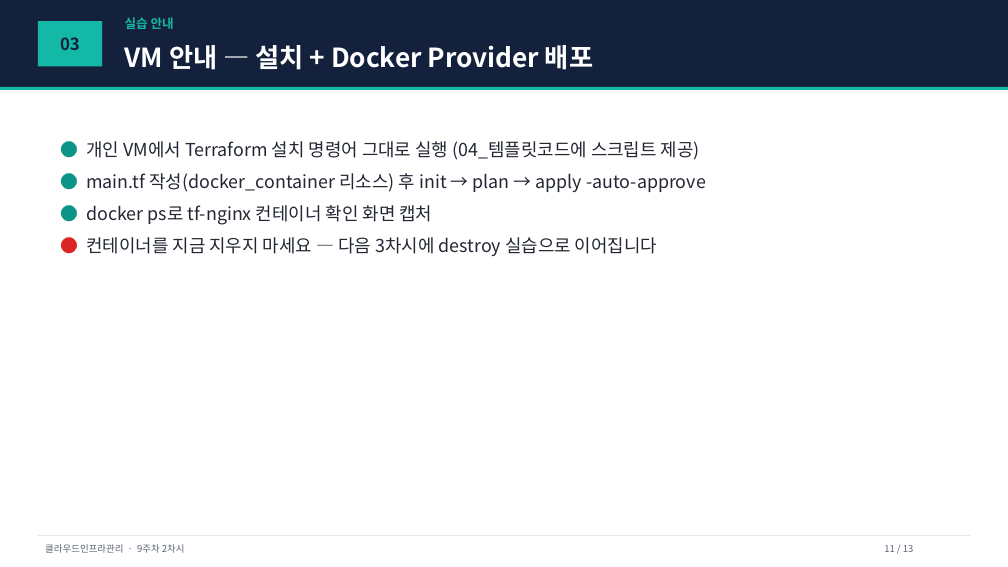
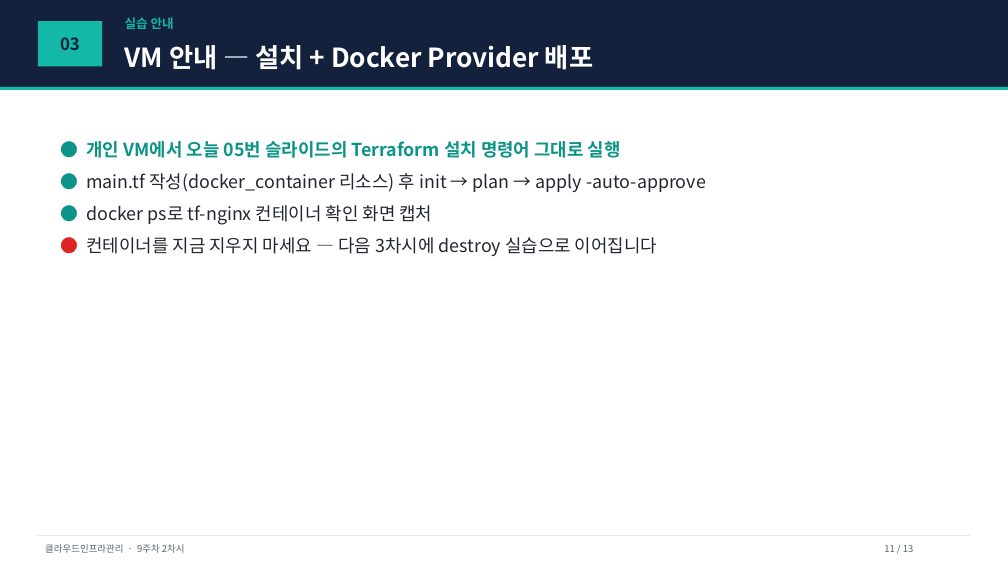
Before and after one commit to gorae-black/class, a slide deck: slide 11 of class/cloud_infra_mgmt/09주차_Terraform_IaC기초/01_강의자료/2차시_Terraform설치와HCL문법.pptx. Drawn at 1008x567 pixels with LibreOffice and Linux fonts; fonts in the diff are those of the drawing. Boxes give left, top, right and bottom in pixels: in the first picture for what was removed or moved away, otherwise in the second. Text is boxed around its words. In the diff, an @@ line names an element or a change of style, - is before the commit and + after.

```diff
--- a/class/cloud_infra_mgmt/09주차_Terraform_IaC기초/01_강의자료/2차시_Terraform설치와HCL문법.pptx
+++ b/class/cloud_infra_mgmt/09주차_Terraform_IaC기초/01_강의자료/2차시_Terraform설치와HCL문법.pptx
@@ text at box(86, 141, 621, 158): text changed; text colour #222733 to #0D9488; bold on @@
-● 개인 VM에서 Terraform 설치 명령어 그대로 실행 (04_템플릿코드에 스크립트 제공)
+● 개인 VM에서 오늘 05번 슬라이드의 Terraform 설치 명령어 그대로 실행
```
Also in this commit, not shown: 20 other files.
